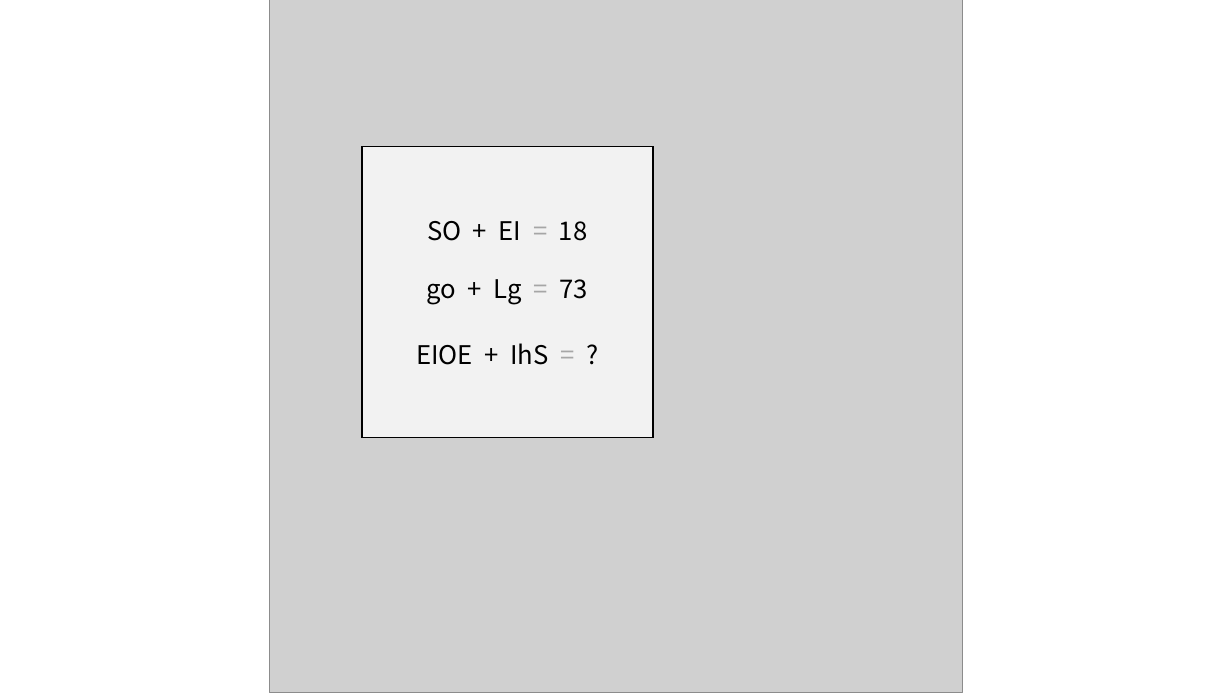
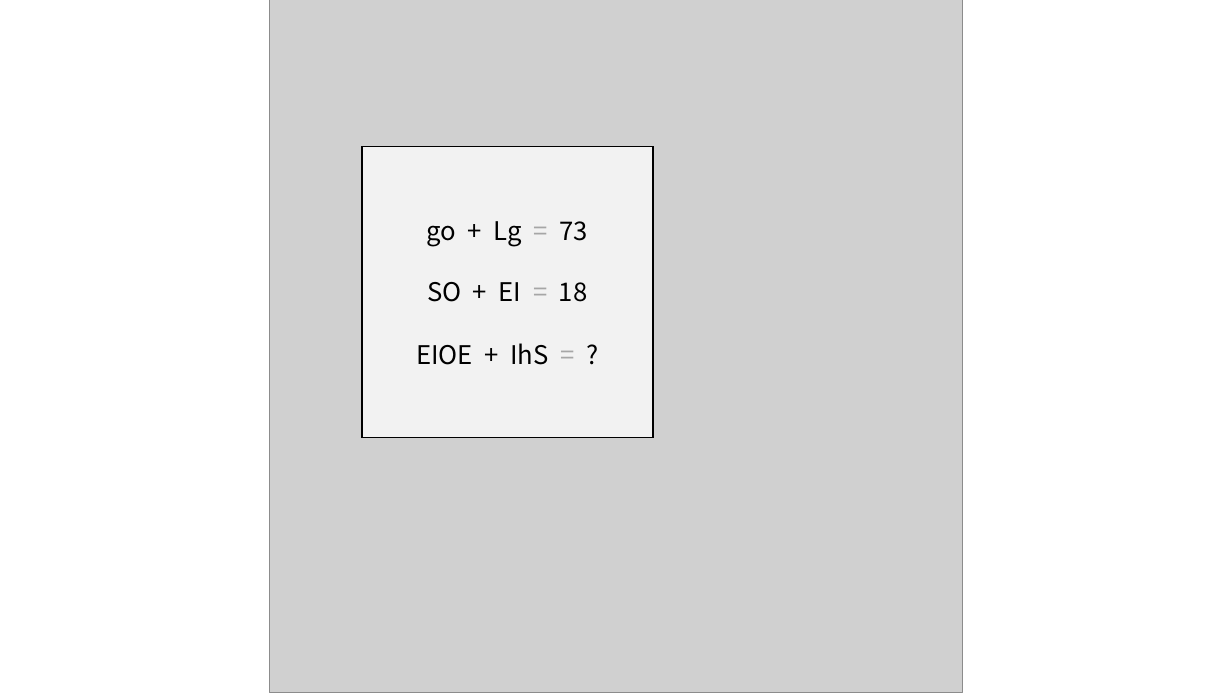
Before and after one commit to SangYoonLee1231/TIL_Study_Note, a slide deck: slide 6 of 미궁 제작 작업/PASSWORLD ESCAPE/패스월드 이스케이프 수정본.pptx. Drawn at 1232x693 pixels with LibreOffice and Linux fonts; fonts in the diff are those of the drawing; grey boxes stand for pictures. Boxes give left, top, right and bottom in pixels: in the first picture for what was removed or moved away, otherwise in the second. Text is boxed around its words. In the diff, an @@ line names an element or a change of style, - is before the commit and + after.

```diff
--- a/미궁 제작 작업/PASSWORLD ESCAPE/패스월드 이스케이프 수정본.pptx
+++ b/미궁 제작 작업/PASSWORLD ESCAPE/패스월드 이스케이프 수정본.pptx
@@ text "go + Lg = 73": place and size @@
-text "go + Lg = 73" at (427,279,588,305)
+text "go + Lg = 73" at (427,221,588,247)
@@ text "SO + EI = 18": place and size @@
-text "SO + EI = 18" at (427,221,588,241)
+text "SO + EI = 18" at (427,282,588,302)
```
Also in this commit, not shown: 9 other slides changed, 1 slide added, 34 other files.
